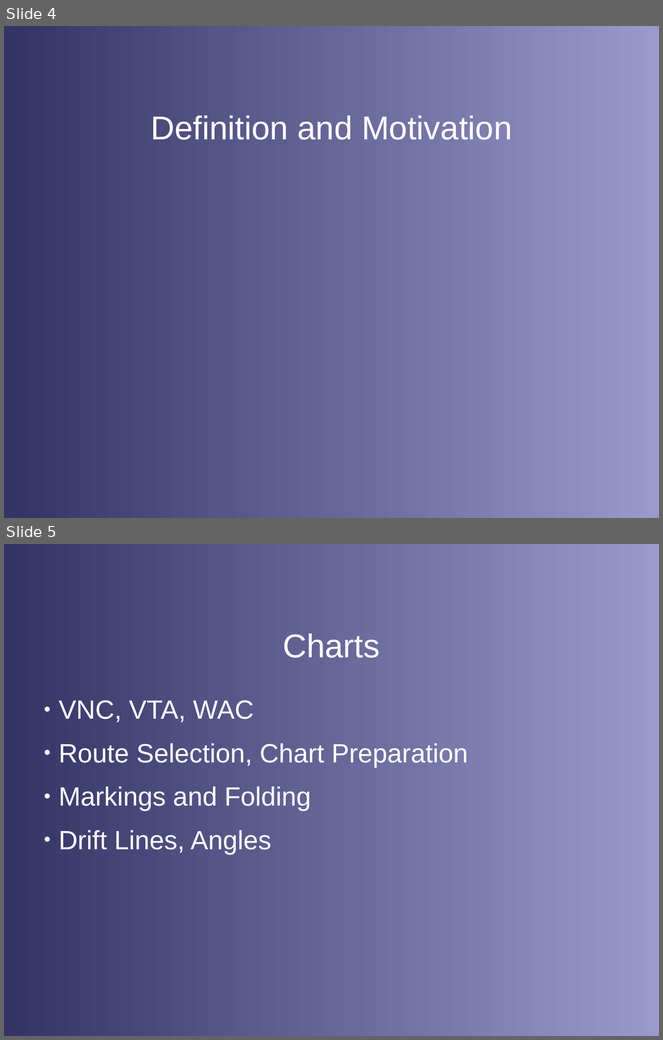
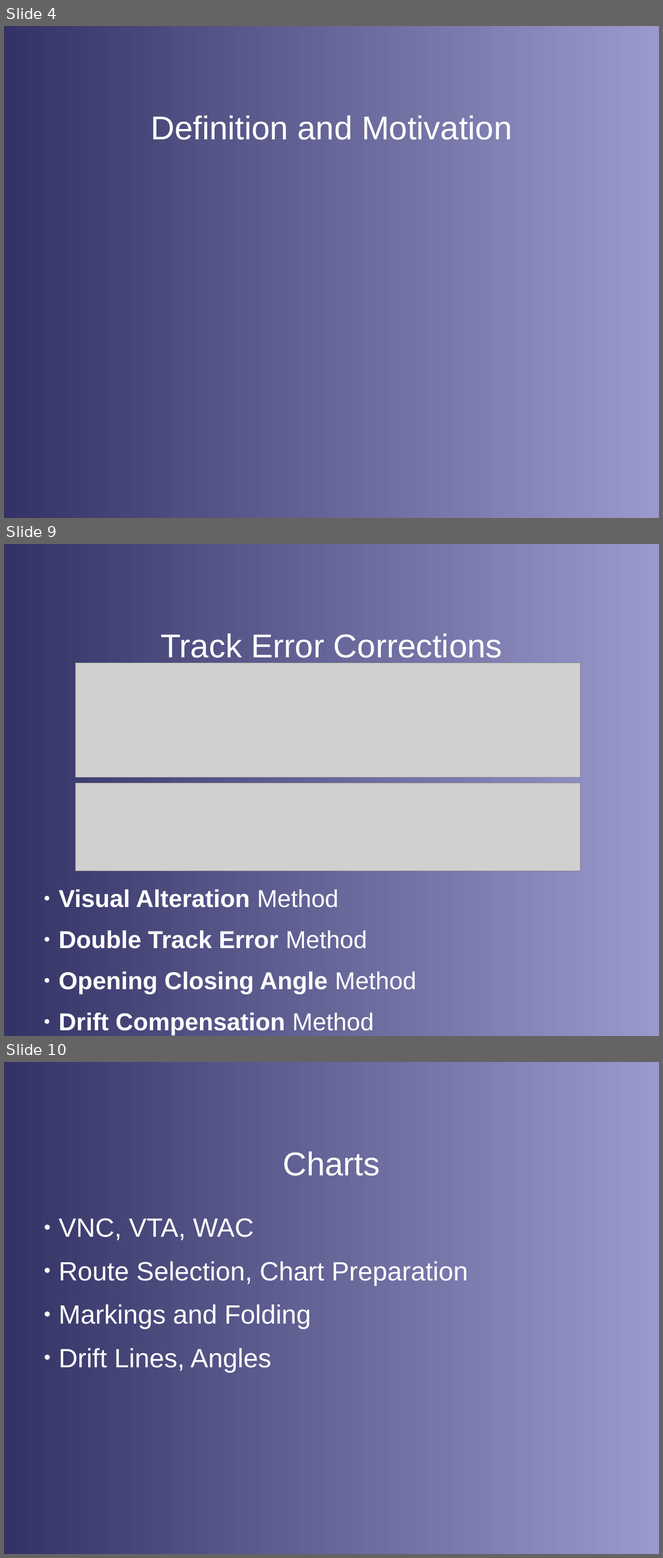
Before and after one commit to stephanheinemann/flight, a slide deck: FI/Navigation/Navigation.odp. Shown one above the other, each under a label of ours: slides 4 and 5 before the commit, slides 4, 9 and 10 after it; the slides between them are not shown. The pictures are 663x1040 and 663x1558 pixels, drawn with LibreOffice and Linux fonts; fonts in the diff are those of the drawing; grey boxes stand for pictures; background and template pictures are left out. Boxes give left, top, right and bottom in pixels: in the first picture for what was removed or moved away, otherwise in the second. Text is boxed around its words. In the diff, an @@ line names an element or a change of style, - is before the commit and + after.

```diff
--- a/FI/Navigation/Navigation.odp
+++ b/FI/Navigation/Navigation.odp
@@ slide 9 added at (4, 544, 659, 1036), background gradient #333366 to #9999CC @@
@@ title added at (161, 633, 502, 664), 40 pt, text #FFFFFF @@
+Track Error Corrections
@@ picture added at (75, 663, 581, 777) @@
@@ picture added at (75, 782, 581, 871) @@
@@ text added at (59, 889, 417, 1031), 29.6 pt, text #FFFFFF, bold @@
+● Visual Alteration Method
+● Double Track Error Method
+● Opening Closing Angle Method
+● Drift Compensation Method
@@ what was slide 5 is now slide 10 @@
```
Also in this commit, not shown: 4 other slides added, 16 other files.
